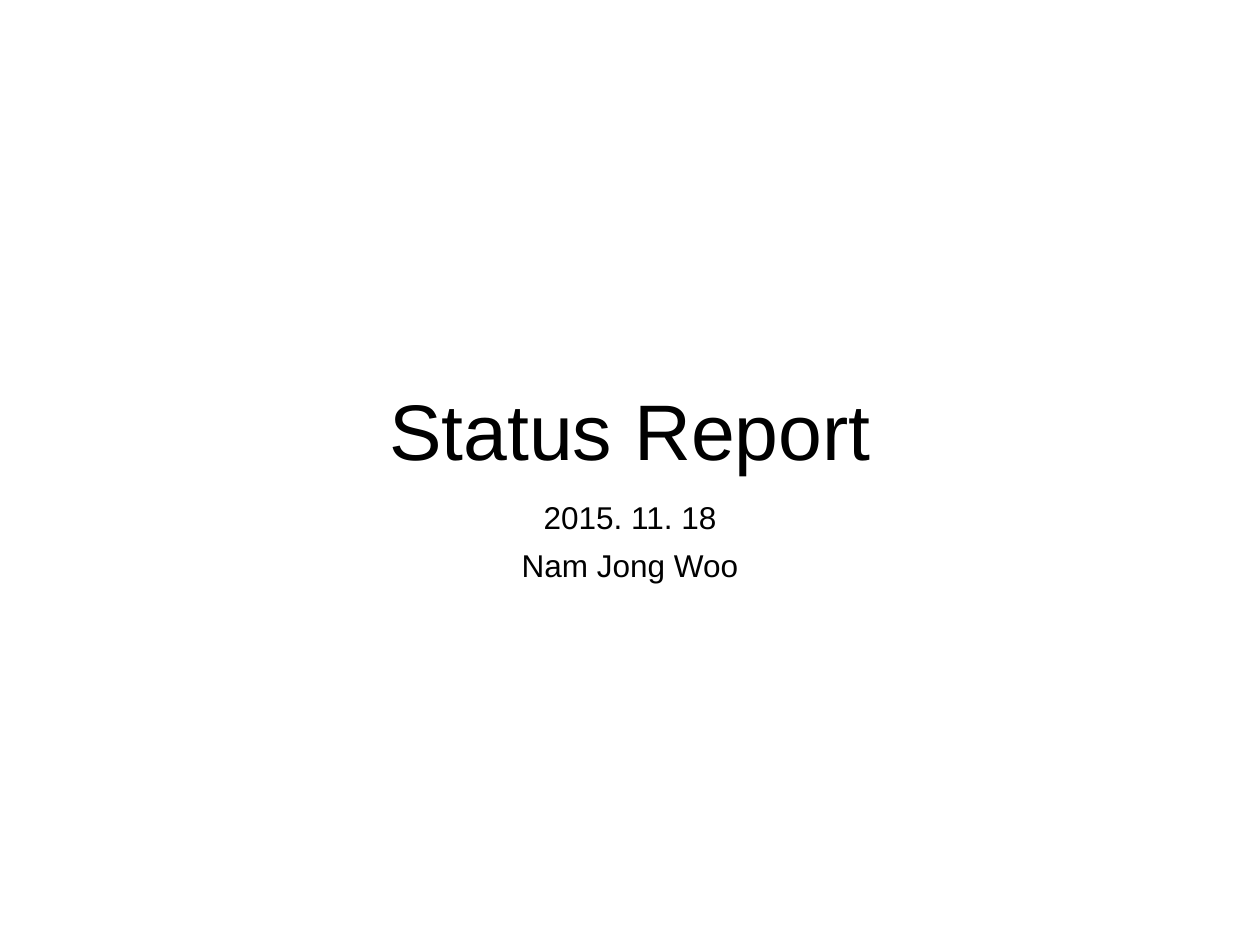
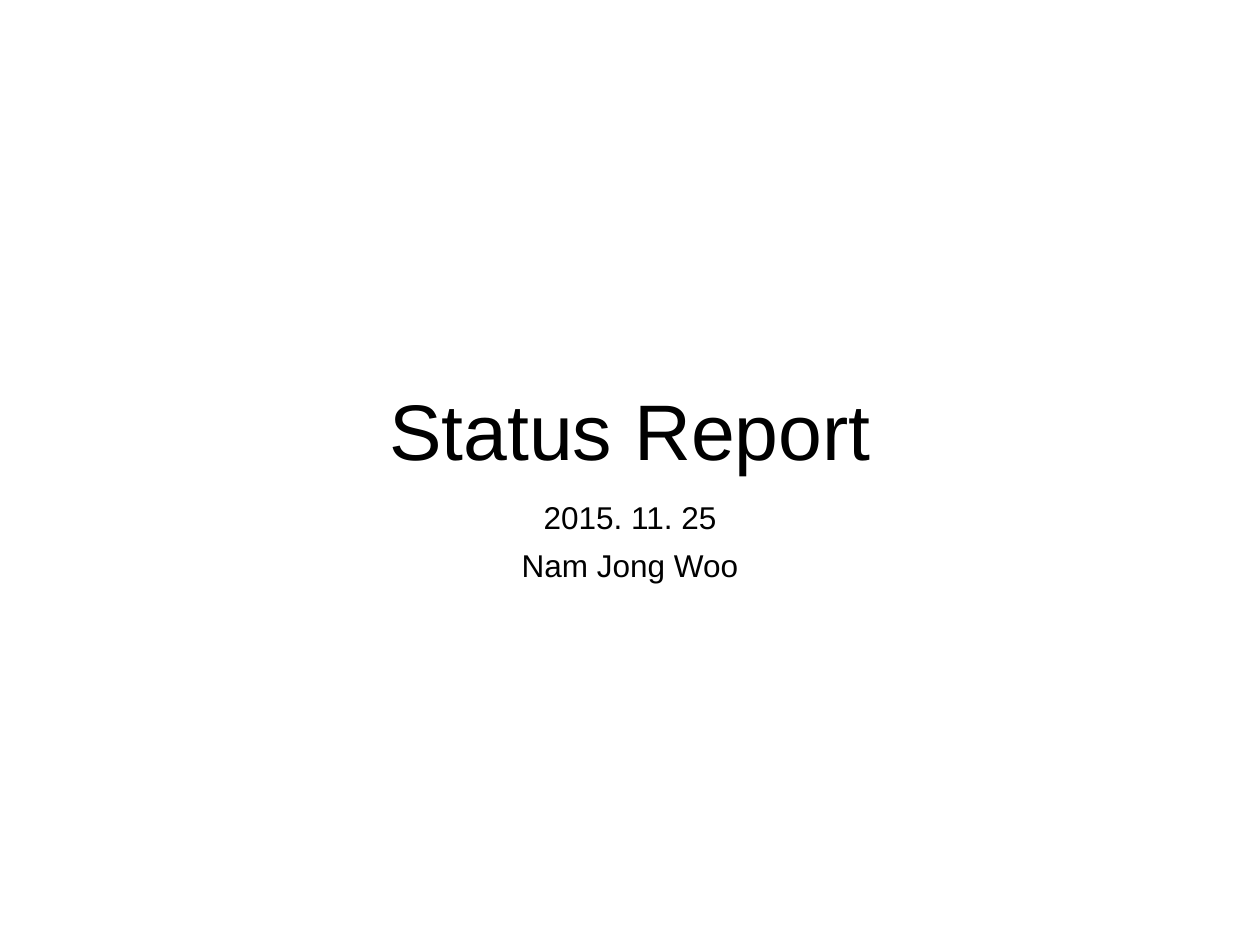
Before and after one commit to doodoong/intern, a slide deck: slide 1 of status_report/1125 JWNam Status Report.pptx. Drawn at 1260x945 pixels with LibreOffice and Linux fonts; fonts in the diff are those of the drawing. Boxes give left, top, right and bottom in pixels: in the first picture for what was removed or moved away, otherwise in the second. Text is boxed around its words. In the diff, an @@ line names an element or a change of style, - is before the commit and + after.

```diff
--- a/status_report/1125 JWNam Status Report.pptx
+++ b/status_report/1125 JWNam Status Report.pptx
@@ subtitle at <box>544,507,716,530</box>: text changed @@
-2015. 11. 18
+2015. 11. 25
```
Also in this commit, not shown: 8 other files.
